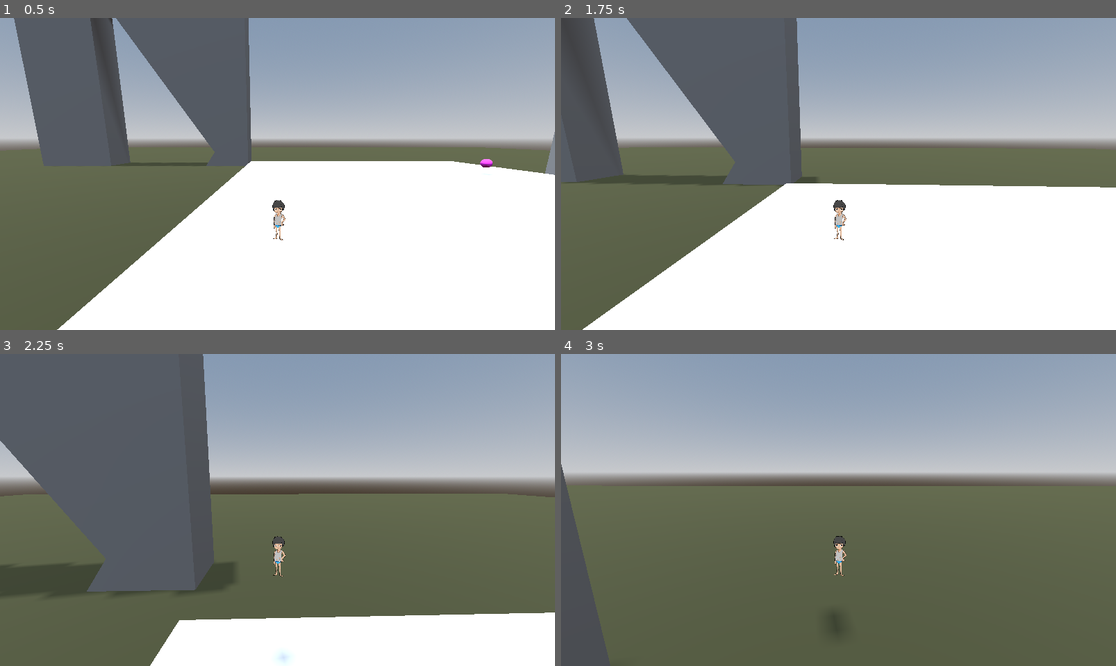
Above: before the commit, frames 1-4 (two rows, left to right).
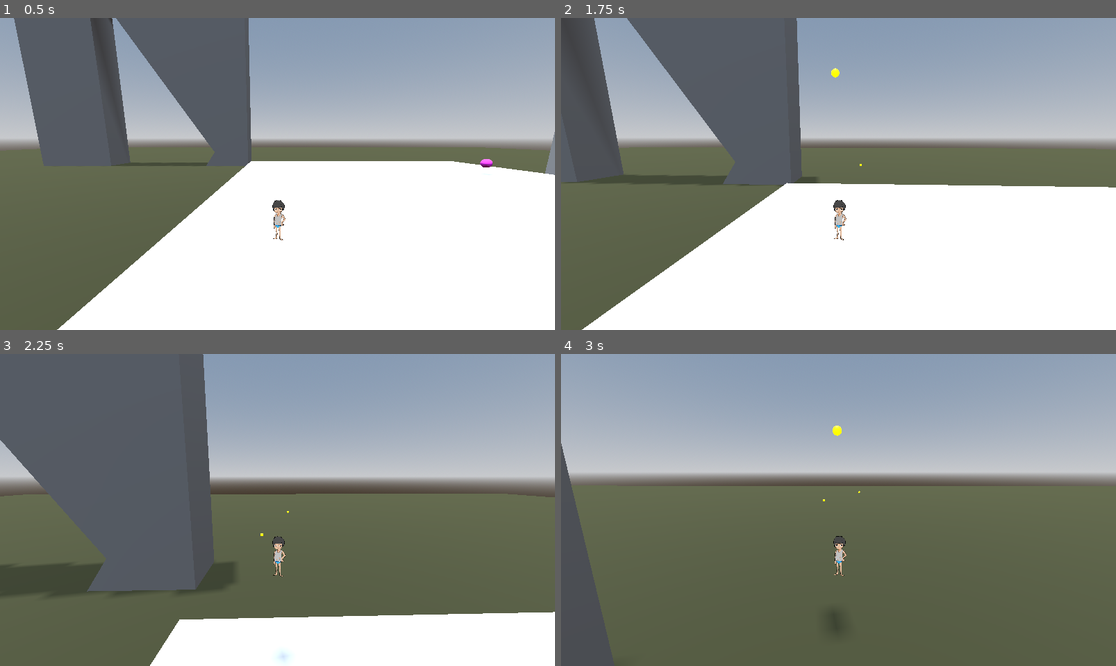
Above: after the commit, the same moments.

Repository: BetterBlood/Smoker_Guy
Game: Godot game, scene res://scenes/main.tscn
The game is run twice, just before and just after one commit, with the same random seed, the same clock (stepped at 60 frames per second) and the same inputs.
Inputs (mouse positions are in pixels of both pictures, inside the frame that each line leads up to):
- Up to frame 1 (0.5 s): no input
- Up to frame 2 (1.75 s): tap Enter (ui_accept) at 0.5 s; move the mouse to (866, 174) at 0.52 s; hold Space (jump) 0.53-1.28 s; hold W (move_forward) from 0.53 s (still down); click (866, 174) at 0.6 s; move the mouse to (810, 174) at 1.27 s; tap Space (jump) at 1.35, 1.52 s; click (810, 174) at 1.55 s
- Up to frame 3 (2.25 s): keep holding W (move_forward); tap Space (jump) at 1.82 s; move the mouse to (288, 503) at 2.02 s; hold F (Interact) from 2.03 s (still down)
- Up to frame 4 (3 s): keep holding W (move_forward); tap Space (jump) at 2.3 s; move the mouse to (832, 516) at 2.77 s; release F (Interact) at 2.78 s; click (832, 516) at 2.85 s

Frame 1 is identical in both runs. In frame 2, 0.1% of the frame differs, in the area x 3-99%, y 0-100%; in frame 3, 0.2%; in frame 4, 0.3%, in the area x 0-54%, y 22-56%.

Commit message:
Throwable sound emitter

Diff:
--- a/project.godot
+++ b/project.godot
@@ -29,6 +29,7 @@
 
 Floor=""
 Player=""
+Enemy=""
 
 [input]
 
@@ -71,6 +72,11 @@
 "events": [Object(InputEventKey,"resource_local_to_scene":false,"resource_name":"","device":-1,"window_id":0,"alt_press …(192 unchanged characters)…
 ]
 }
+throw={
+"deadzone": 0.5,
+"events": [Object(InputEventMouseButton,"resource_local_to_scene":false,"resource_name":"","device":-1,"window_id":0,"alt_pressed":false,"shift_pressed":false,"ctrl_pressed":false,"meta_pressed":false,"button_mask":1,"position":Vector2(67, 18),"global_position":Vector2(76, 64),"factor":1.0,"button_index":1,"canceled":false,"pressed":true,"double_click":false,"script":null)
+]
+}
 
 [rendering]
 
--- a/scenes/Tests/world_sound_test.tscn
+++ b/scenes/Tests/world_sound_test.tscn
@@ -1,8 +1,9 @@
-[gd_scene load_steps=7 format=3 uid="uid://c0c28i2b8kosw"]
+[gd_scene load_steps=8 format=3 uid="uid://c0c28i2b8kosw"]
 
 [ext_resource type="PackedScene" uid="uid://5plss6o37j1h" path="res://scenes/cage_wall.tscn" id="1_oe34d"]
 [ext_resource type="PackedScene" uid="uid://dstcfduqqsj3a" path="res://scenes/Tests/moveable_entity.tscn" id="3_h7o6i"]
 [ext_resource type="PackedScene" uid="uid://bcgpxw011u3nx" path="res://scenes/static_receiver.tscn" id="3_pxi4u"]
+[ext_resource type="PackedScene" uid="uid://738po2m0rnll" path="res://scenes/throwable_sound_maker.tscn" id="4_fmms8"]
 
 [sub_resource type="ProceduralSkyMaterial" id="ProceduralSkyMaterial_j4anj"]
 sky_horizon_color = Color(0.64625, 0.65575, 0.67075, 1)
@@ -39,3 +40,7 @@
 
 [node name="Cage_wall2" parent="." instance=ExtResource("1_oe34d")]
 transform = Transform3D(-0.173648, 0, 0.984808, 0, 1, 0, -0.984808, 0, -0.173648, 0, 0, -5)
+
+[node name="ThrowableSoundMaker" parent="." instance=ExtResource("4_fmms8")]
+transform = Transform3D(1, 0, 0, 0, 1, 0, 0, 0, 1, -2, 3.41226, -0.181288)
+gravity_scale = 4.0
--- a/scenes/enemy.tscn
+++ b/scenes/enemy.tscn
@@ -29,7 +29,7 @@
 "speed": 5.0
 }]
 
-[node name="Enemy" type="CharacterBody3D"]
+[node name="Enemy" type="CharacterBody3D" groups=["Enemy"]]
 transform = Transform3D(0.703438, 0, 0, 0, 0.660562, 0, 0, 0, 0.742559, 0, 0, 0)
 script = ExtResource("1_y30oo")
 
@@ -140,4 +140,8 @@
 volume_db = -15.0
 bus = &"Voice"
 
+[node name="GroundDetector" type="RayCast3D" parent="."]
+transform = Transform3D(1, 0, 0, 0, 1, 0, 0, 0, 1, 0, 0.0282525, 0)
+target_position = Vector3(0, -0.1, 0)
+
 [connection signal="sound_detected" from="Ear/SoundReceiver" to="." method="_on_sound_receiver_sound_detected"]
--- a/scenes/player.tscn
+++ b/scenes/player.tscn
@@ -66,6 +66,9 @@
 [node name="Camera3D" type="Camera3D" parent="TwistPivot/PitchPivot"]
 transform = Transform3D(1, 0, 0, 0, 1, 0, 0, 0, 1, 0, 0, 3)
 
+[node name="ThrowPosition" type="Marker3D" parent="TwistPivot"]
+transform = Transform3D(1, 0, 0, 0, 1, 0, 0, 0, 1, 0, -0.694835, -0.306353)
+
 [node name="ShadowMesh" type="MeshInstance3D" parent="."]
 transform = Transform3D(1, 0, 0, 0, 1, 0, 0, 0, 1, 0, 0.1, 0)
 cast_shadow = 3
--- /dev/null
+++ b/scenes/throwable_sound_maker.tscn
@@ -0,0 +1,40 @@
+[gd_scene load_steps=6 format=3 uid="uid://738po2m0rnll"]
+
+[ext_resource type="Script" path="res://scripts/throwable_sound_maker.gd" id="1_kbygw"]
+
+[sub_resource type="SphereShape3D" id="SphereShape3D_qbtxn"]
+radius = 0.1
+
+[sub_resource type="StandardMaterial3D" id="StandardMaterial3D_60kxk"]
+albedo_color = Color(1, 1, 0, 1)
+metallic = 0.5
+roughness = 0.5
+emission_enabled = true
+emission = Color(1, 1, 0, 1)
+emission_energy_multiplier = 10.0
+
+[sub_resource type="SphereMesh" id="SphereMesh_nwnny"]
+material = SubResource("StandardMaterial3D_60kxk")
+radius = 0.1
+height = 0.2
+
+[sub_resource type="SphereShape3D" id="SphereShape3D_j72hs"]
+radius = 0.11
+
+[node name="ThrowableSoundMaker" type="RigidBody3D"]
+gravity_scale = 9.81
+script = ExtResource("1_kbygw")
+
+[node name="CollisionShape3D" type="CollisionShape3D" parent="."]
+shape = SubResource("SphereShape3D_qbtxn")
+
+[node name="MeshInstance3D" type="MeshInstance3D" parent="."]
+mesh = SubResource("SphereMesh_nwnny")
+
+[node name="Area3D" type="Area3D" parent="."]
+
+[node name="CollisionShape3D" type="CollisionShape3D" parent="Area3D"]
+shape = SubResource("SphereShape3D_j72hs")
+
+[connection signal="area_shape_entered" from="Area3D" to="." method="_on_area_3d_area_shape_entered"]
+[connection signal="body_entered" from="Area3D" to="." method="_on_area_3d_body_entered"]
--- a/scripts/Enemy.gd
+++ b/scripts/Enemy.gd
@@ -42,7 +42,7 @@
 	# Calculate the direction vector from the enemy to the target
 	var direction = (target - position).normalized()
 	#$Body.look_at(player.global_transform.origin, Vector3.UP)
-	if not is_on_floor():
+	if not is_grounded():
 		direction += get_gravity()
 
 	position += direction * speed * delta
@@ -108,3 +108,12 @@
 				chase_player = true
 			else:
 				target = other_position
+
+func is_grounded() -> bool:
+	return $GroundDetector.is_colliding()
+
+func has_been_hit_by_player():
+	alerted = true
+	set_alerted()
+	target = player.position
+	chase_player = true
--- a/scripts/player.gd
+++ b/scripts/player.gd
@@ -11,6 +11,7 @@
 @onready var jump: AudioStreamPlayer3D = $Audios/Jump
 
 const sound_emitter = preload("res://scenes/sound_emitter.tscn")
+const throwable_sound_maker = preload("res://scenes/throwable_sound_maker.tscn")
 var val = 0
 const walk_sound_strength = 10
 const jump_sound_strength = 30
@@ -33,6 +34,7 @@
 	$ShadowMesh.rotation = Vector3.ZERO
 	handle_move(delta)
 	handle_look()
+	handle_throw()
 
 func is_grounded() -> bool:
 	return $GroundDetector.is_colliding()
@@ -67,7 +69,7 @@
 	else:
 		apply_central_force(raw_force)
 
-	if (Input.is_action_pressed("jump")):
+	if Input.is_action_pressed("jump"):
 		if is_grounded():
 			apply_central_force(Vector3.UP * 10000 * delta)
 			if not jump.playing:
@@ -101,5 +103,15 @@
 	#if area.is_in_group("floor"):
 		#print("Touching Floor")
 
+func handle_throw():
+	if Input.is_action_just_pressed("throw"):
+		var tsm = throwable_sound_maker.instantiate()
+		tsm.set_world(world)
+		tsm.position = $TwistPivot/ThrowPosition.global_position
+		var throwing_direction = $TwistPivot/ThrowPosition.global_position - position
+		tsm.apply_central_impulse(throwing_direction * 75)
+		world.add_child(tsm)
+
+
 func call_heal(amount: int) -> void:
 	print("TODO: handle heal on player")
--- a/scripts/sound_emitter.gd
+++ b/scripts/sound_emitter.gd
@@ -11,6 +11,7 @@
 
 func _process(delta: float) -> void:
 	if radar.scale.x < strength:
-		radar.scale += propagation * propagation_speed
+		for i in range(propagation_speed):
+			radar.scale += propagation
 	else:
 		queue_free()
--- /dev/null
+++ b/scripts/throwable_sound_maker.gd
@@ -0,0 +1,27 @@
+extends RigidBody3D
+
+const sound_emitter = preload("res://scenes/sound_emitter.tscn")
+var strength:= 50
+var world:Node3D = null
+
+func set_world(world_given:Node3D):
+	world = world_given
+
+func _on_area_3d_body_entered(body: Node3D) -> void:
+	if world == null:
+		world = $".."
+		if world == null:
+			push_error( "No world found in ThrowableSoundMaker: ", get_rid(), \
+						", Please set one using set_world(world_given:Node3D)")
+
+	if body is StaticBody3D:
+		var sound_prop = sound_emitter.instantiate()
+		sound_prop.setStrengh(strength)
+		sound_prop.position = position
+		world.add_child(sound_prop)
+		queue_free()
+
+	if body.is_in_group("Enemy"):
+		var enemy = body as Enemy
+		enemy.has_been_hit_by_player()
+		queue_free()
Not shown: 1 places in scenes/player.tscn that only renumber resources
